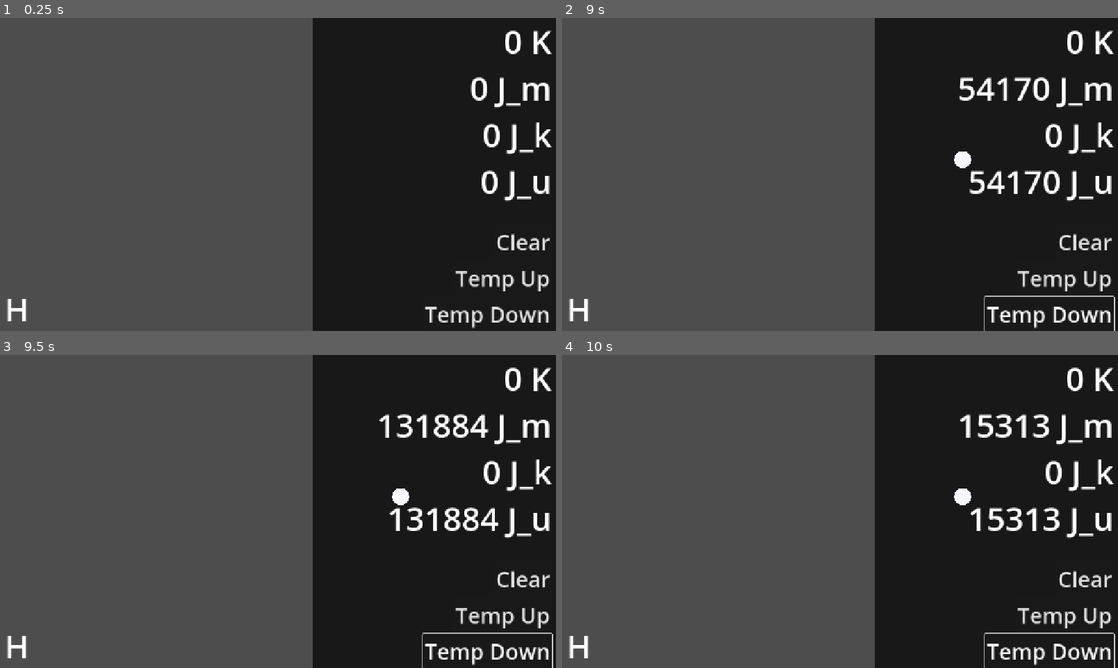
Above: before the commit, frames 1-4 (two rows, left to right).
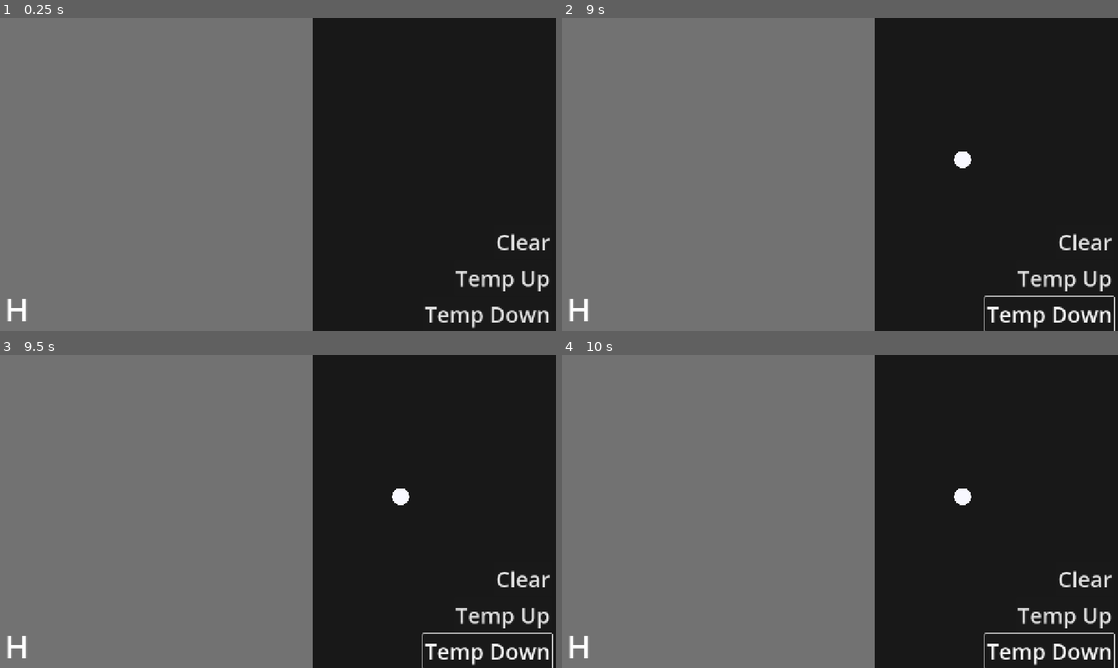
Above: after the commit, the same moments.

Repository: AlienAuthor2054/Chemistry-Sandbox
Game: Godot game, scene res://simulation/main.tscn
Same seed, same stepped clock (60 frames per second), same inputs: the game is played once before the commit and once after it.
Inputs (mouse positions are in pixels of both pictures, inside the frame that each line leads up to):
- Up to frame 1 (0.25 s): no input
- Up to frame 2 (9 s): click "Clear" at 0.5 s; click "Temp Up" at 1.25 s; click "Temp Down" at 2 s; click "Clear" at 2.75 s; click "Temp Up" at 3.5 s; click "Temp Down" at 4.25 s; click "Clear" at 5 s; click "Temp Up" at 5.75 s; click "Temp Down" at 6.5 s; tap Enter at 7.25, 8.75 s; move the mouse to (962, 158) at 7.27 s; hold ` (toggle_simulation_running) 7.28-8.03 s; click (962, 158) at 7.42 s; tap Space at 8 s; move the mouse to (962, 158) at 8.02 s; tap ` (toggle_simulation_running) at 8.1 s; click (962, 158) at 8.17 s; hold ` (toggle_simulation_running) from 8.78 s (still down); click (962, 158) at 8.92 s
- Up to frame 3 (9.5 s): keep holding ` (toggle_simulation_running)
- Up to frame 4 (10 s): tap Space at 9.5 s; release ` (toggle_simulation_running) at 9.53 s; tap ` (toggle_simulation_running) at 9.6 s; click (962, 495) at 9.67 s

The runs differ from the first frame. In frame 1, 58% of the frame differs, in the area x 0-100%, y 0-100%; in frame 2, 58%; in frame 3, 59%; in frame 4, 58%.

Commit message:
Brighten simulation area and boot splash

Diff:
--- a/project.godot
+++ b/project.godot
@@ -15,6 +15,7 @@
 config/version="0.2.0"
 run/main_scene="res://simulation/main.tscn"
 config/features=PackedStringArray("4.4", "GL Compatibility")
+boot_splash/bg_color=Color(0.45098, 0.45098, 0.45098, 1)
 config/icon="uid://dy0cxxn05e5kf"
 
 [autoload]
--- a/simulation/main.tscn
+++ b/simulation/main.tscn
@@ -8,7 +8,7 @@
 [ext_resource type="Script" uid="uid://c24ohhdpvjt2b" path="res://ui/ui.gd" id="5_li4ao"]
 
 [sub_resource type="Gradient" id="Gradient_nnmox"]
-colors = PackedColorArray(0.301961, 0.301961, 0.301961, 1, 1, 1, 1, 1)
+colors = PackedColorArray(0.45098, 0.45098, 0.45098, 1, 1, 1, 1, 1)
 
 [sub_resource type="GradientTexture2D" id="GradientTexture2D_vlwa4"]
 gradient = SubResource("Gradient_nnmox")
@@ -45,6 +45,7 @@
 [node name="KineticStatsLabel" type="Label" parent="UI"]
 process_priority = 1
 process_physics_priority = 1
+visible = false
 anchors_preset = 1
 anchor_left = 1.0
 anchor_right = 1.0
